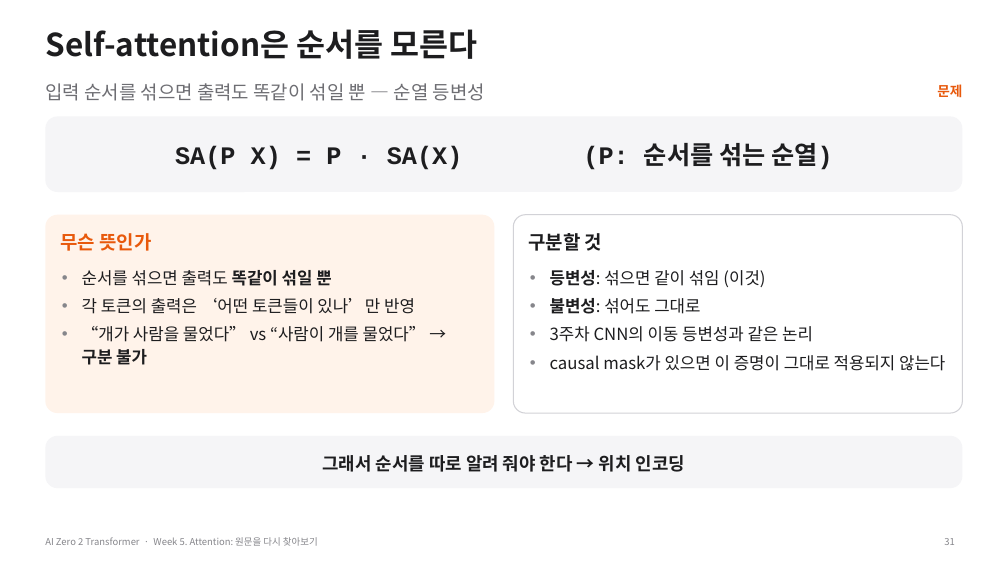
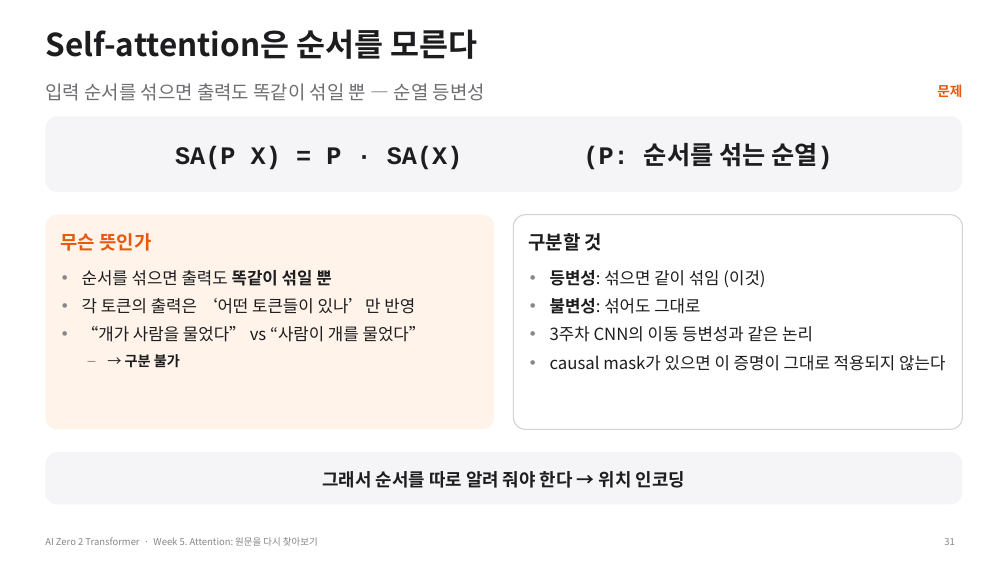
Before and after one commit to myunhh/AI-Zero-2-Transformers, a slide deck: slide 31 of lectures/week05_attention.pptx. Drawn at 1008x567 pixels with LibreOffice and Linux fonts; fonts in the diff are those of the drawing. Boxes give left, top, right and bottom in pixels: in the first picture for what was removed or moved away, otherwise in the second. Text is boxed around its words. In the diff, an @@ line names an element or a change of style, - is before the commit and + after.

```diff
--- a/lectures/week05_attention.pptx
+++ b/lectures/week05_attention.pptx
@@ rounded rectangle resized from (x1=45, y1=215, x2=495, y2=413) to (x1=45, y1=215, x2=495, y2=430) @@
@@ rounded rectangle at (x1=45, y1=215, x2=495, y2=430): proportions changed @@
@@ rounded rectangle at (x1=513, y1=215, x2=963, y2=430): proportions changed @@
@@ rounded rectangle resized from (x1=513, y1=215, x2=963, y2=413) to (x1=513, y1=215, x2=963, y2=430) @@
@@ text at (x1=82, y1=326, x2=426, y2=368): text changed @@
-• “개가 사람을 물었다” vs “사람이 개를 물었다” → 구분 불가
+• “개가 사람을 물었다” vs “사람이 개를 물었다”
+– → 구분 불가
@@ rounded rectangle "그래서 순서를 따로 알려 줘야 ..." moved from (x1=45, y1=436, x2=963, y2=488) to (x1=45, y1=452, x2=963, y2=504) @@
```
Also in this commit, not shown: 10 other slides changed, 10 other files.
